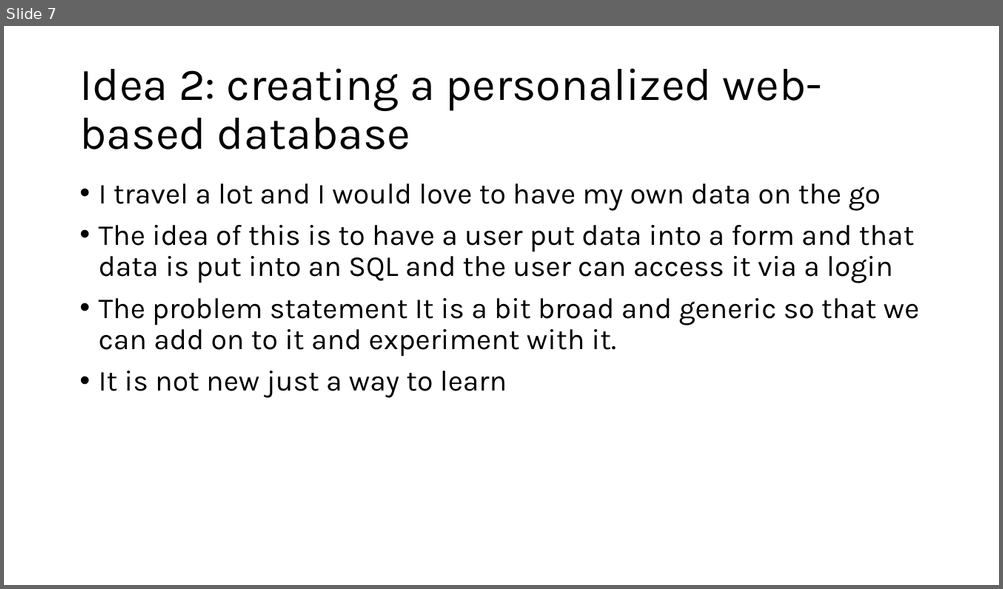
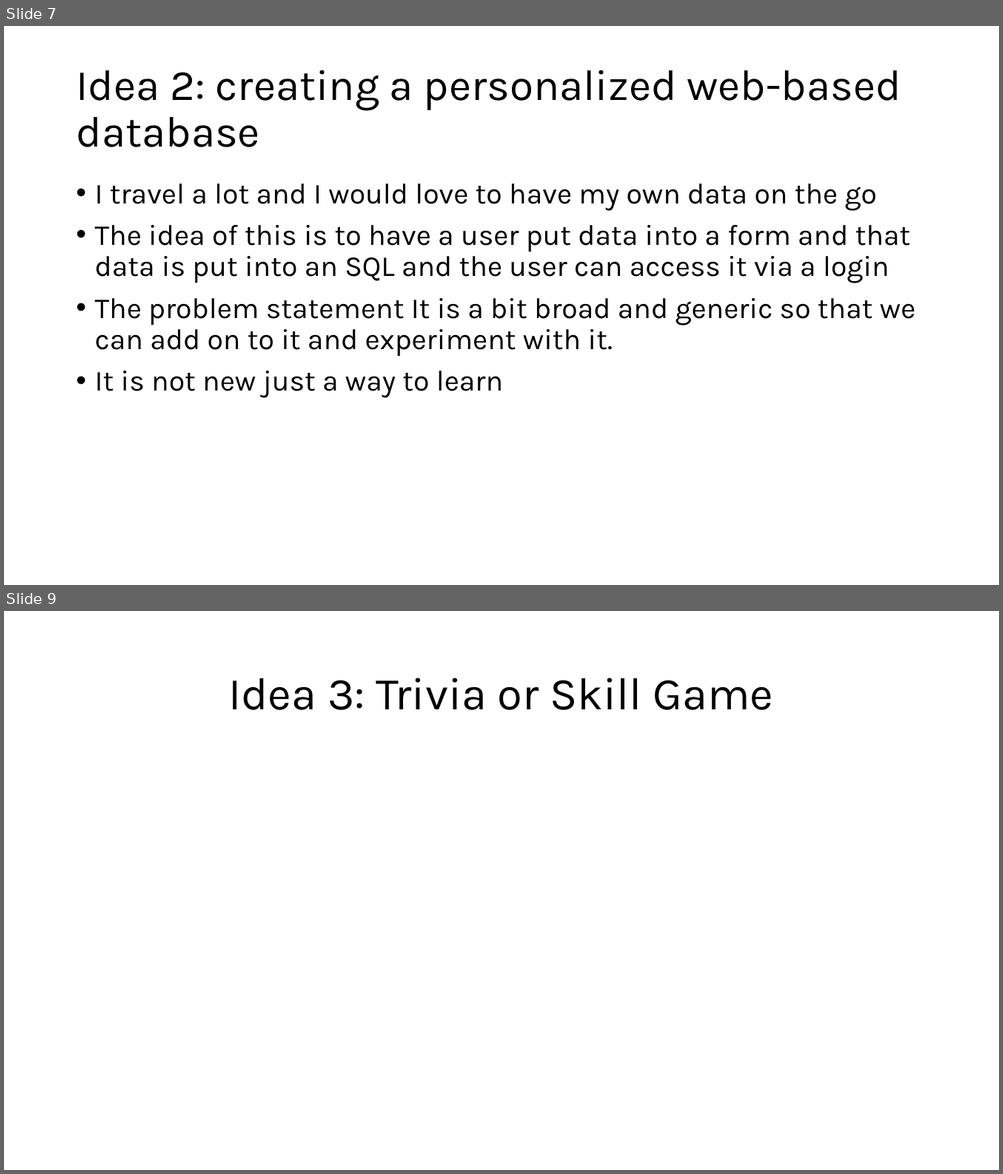
Before and after one commit to Sanmeet-EWU/cscd-350-project-team-slippee, a slide deck: the finalone.pptx. Shown one above the other, each under a label of ours: slide 7 before the commit, slides 7 and 9 after it; the slides between them are not shown. The pictures are 1003x589 and 1003x1174 pixels, drawn with LibreOffice and Linux fonts; fonts in the diff are those of the drawing. Boxes give left, top, right and bottom in pixels: in the first picture for what was removed or moved away, otherwise in the second. Text is boxed around its words. In the diff, an @@ line names an element or a change of style, - is before the commit and + after.

```diff
--- a/the finalone.pptx
+++ b/the finalone.pptx
@@ slide 9 added at [4, 611, 999, 1170], background #FFFFFF @@
@@ title added at [228, 678, 774, 710], 44 pt, text #000000 @@
+Idea 3: Trivia or Skill Game
@@ slide 7 changed as well @@
@@ title "Idea 2: creating a personalized ..." at [76, 70, 902, 147]: size 44 to 41.8 pt @@
@@ text "I travel a lot and ...": place and size @@
-text "I travel a lot and ..." at [99, 184, 919, 398]
+text "I travel a lot and ..." at [95, 184, 915, 398]
```
Also in this commit, not shown: 4 other slides changed, 2 other slides added, 1 slide removed.
